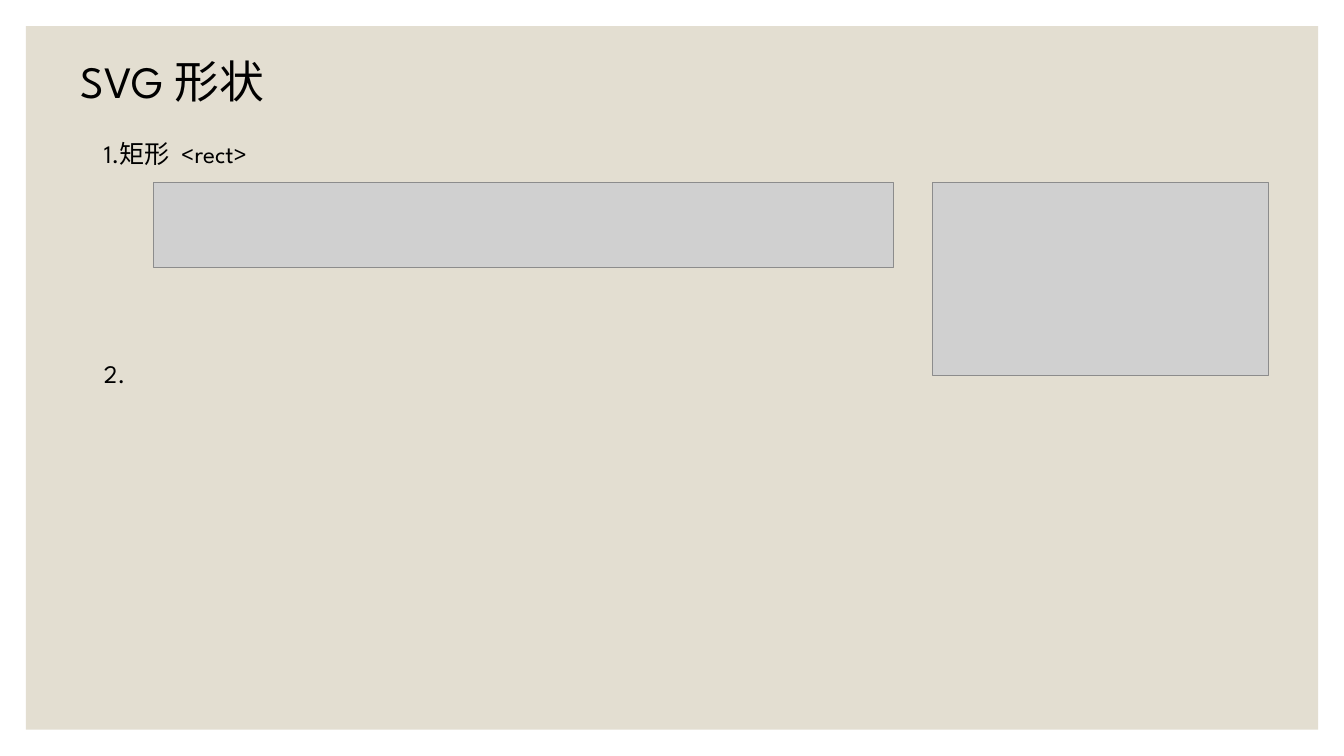
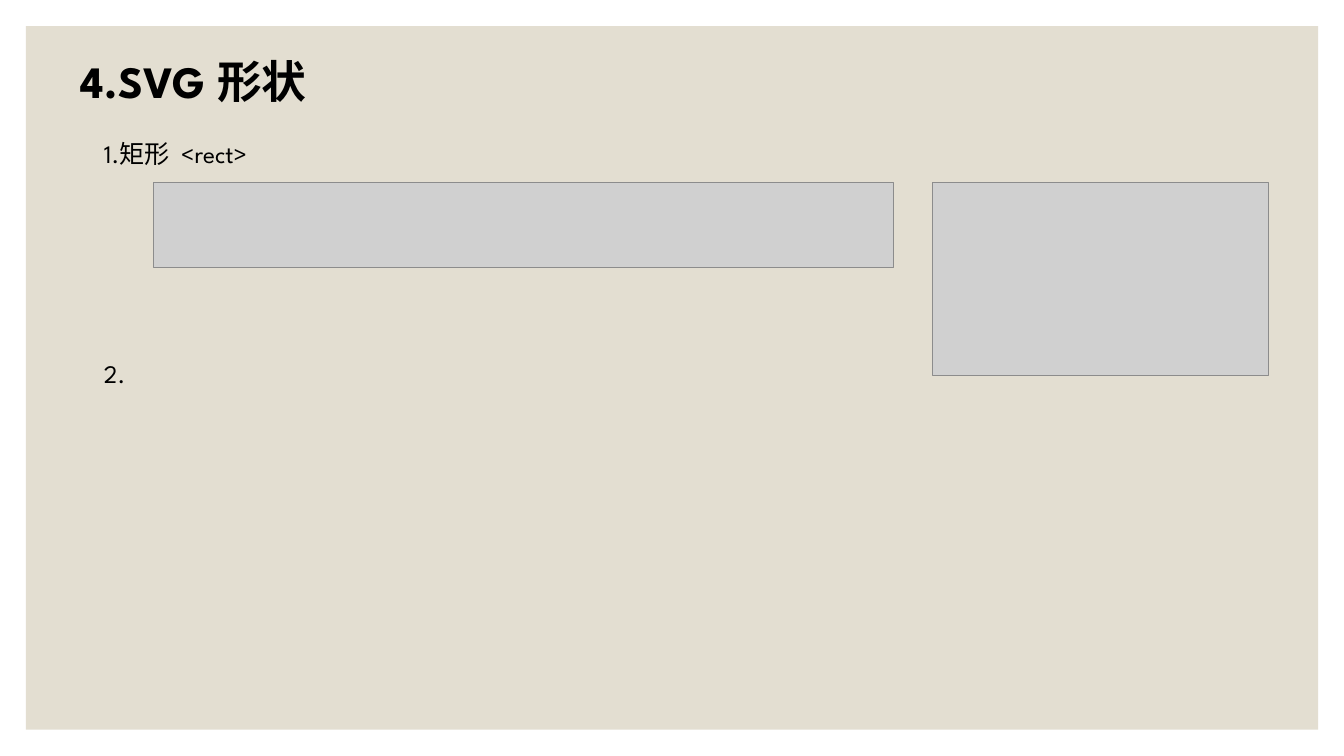
Before and after one commit to SouthLink/svg-demo, a slide deck: slide 10 of SVG动画 [自动保存] [自动保存].pptx (slide 9 before the commit). Drawn at 1344x756 pixels with LibreOffice and Linux fonts; fonts in the diff are those of the drawing; grey boxes stand for pictures. Boxes give left, top, right and bottom in pixels: in the first picture for what was removed or moved away, otherwise in the second. Text is boxed around its words. In the diff, an @@ line names an element or a change of style, - is before the commit and + after.

```diff
--- a/SVG动画 [自动保存] [自动保存].pptx
+++ b/SVG动画 [自动保存] [自动保存].pptx
@@ text at (81,60,307,102): text changed; bold on @@
-SVG 形状
+4.SVG 形状
```
Also in this commit, not shown: 10 other slides changed, 2 slides added, 3 slides removed.
